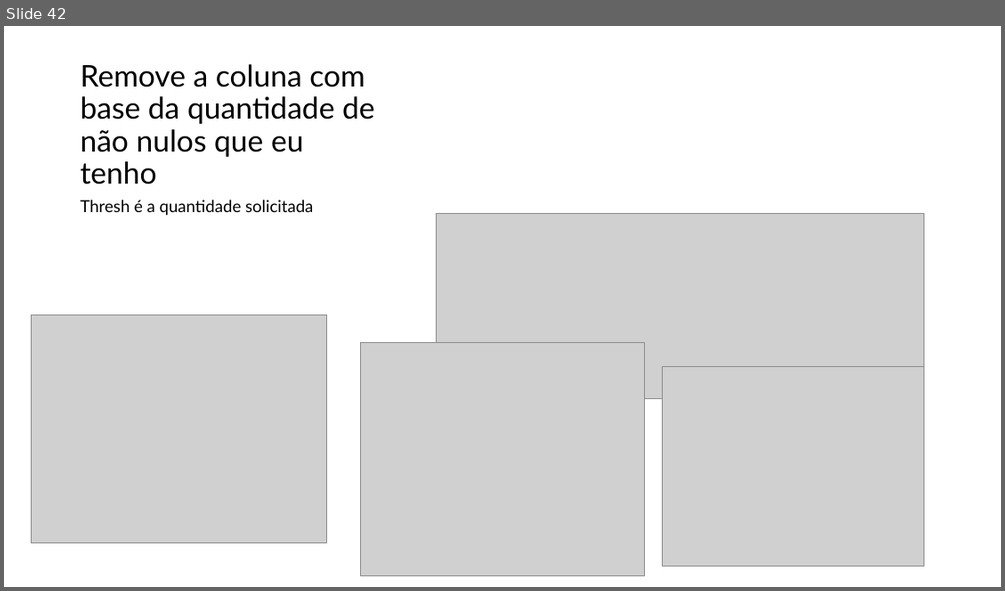
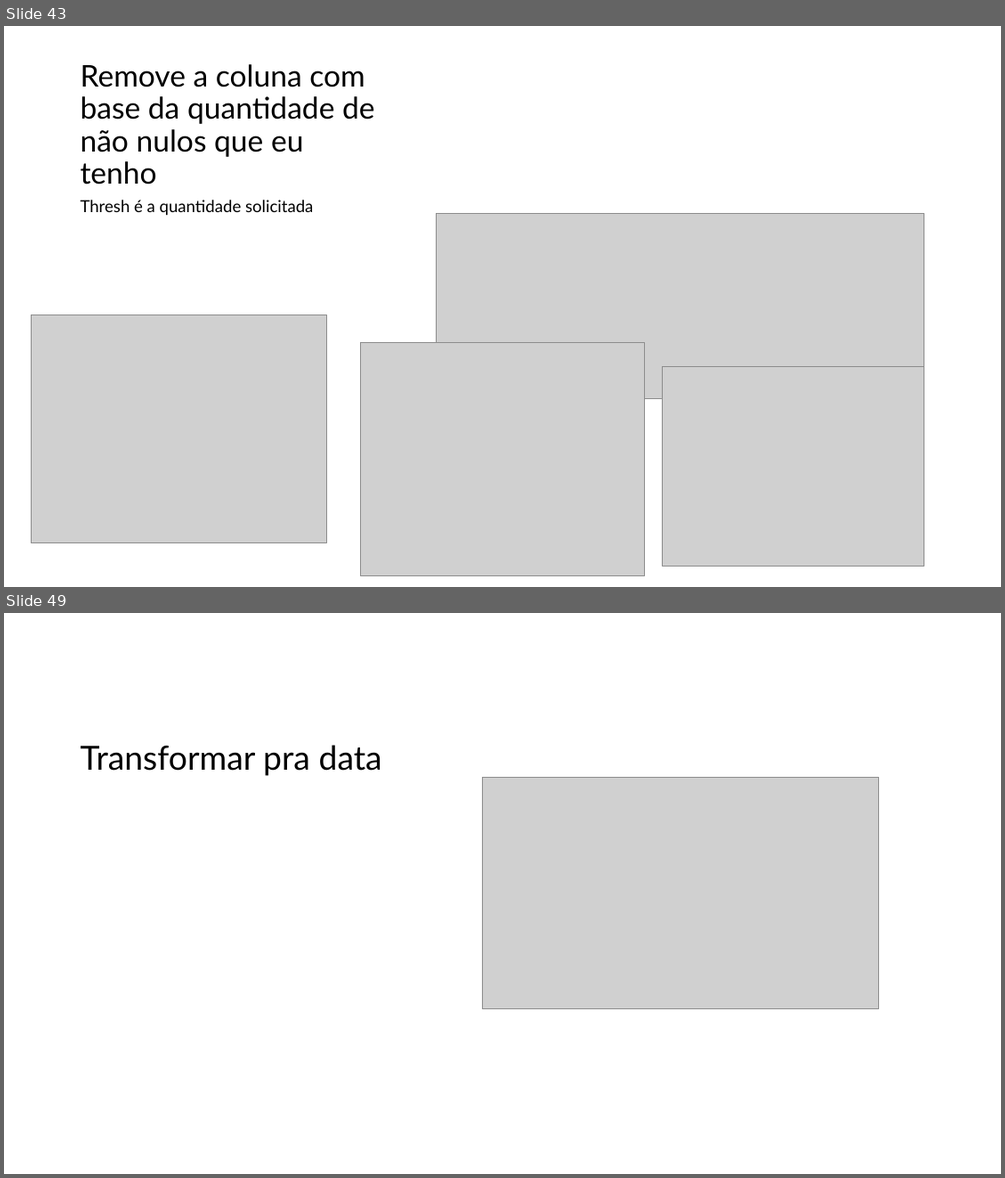
Before and after one commit to augluiz/OlaMundo, a slide deck: python.pptx. Shown one above the other, each under a label of ours: slide 42 before the commit, slides 43 and 49 after it; the slides between them are not shown. The pictures are 1005x591 and 1005x1178 pixels, drawn with LibreOffice and Linux fonts; fonts in the diff are those of the drawing; grey boxes stand for pictures. Boxes give left, top, right and bottom in pixels: in the first picture for what was removed or moved away, otherwise in the second. Text is boxed around its words. In the diff, an @@ line names an element or a change of style, - is before the commit and + after.

```diff
--- a/python.pptx
+++ b/python.pptx
@@ slide 49 added at box(4, 613, 1001, 1174), background #FFFFFF @@
@@ title added at box(81, 745, 382, 776), 32 pt, text #000000 @@
+Transformar pra data
@@ picture added at box(482, 777, 878, 1008) @@
@@ what was slide 42 is now slide 43 @@
```
Also in this commit, not shown: 10 other slides added.
